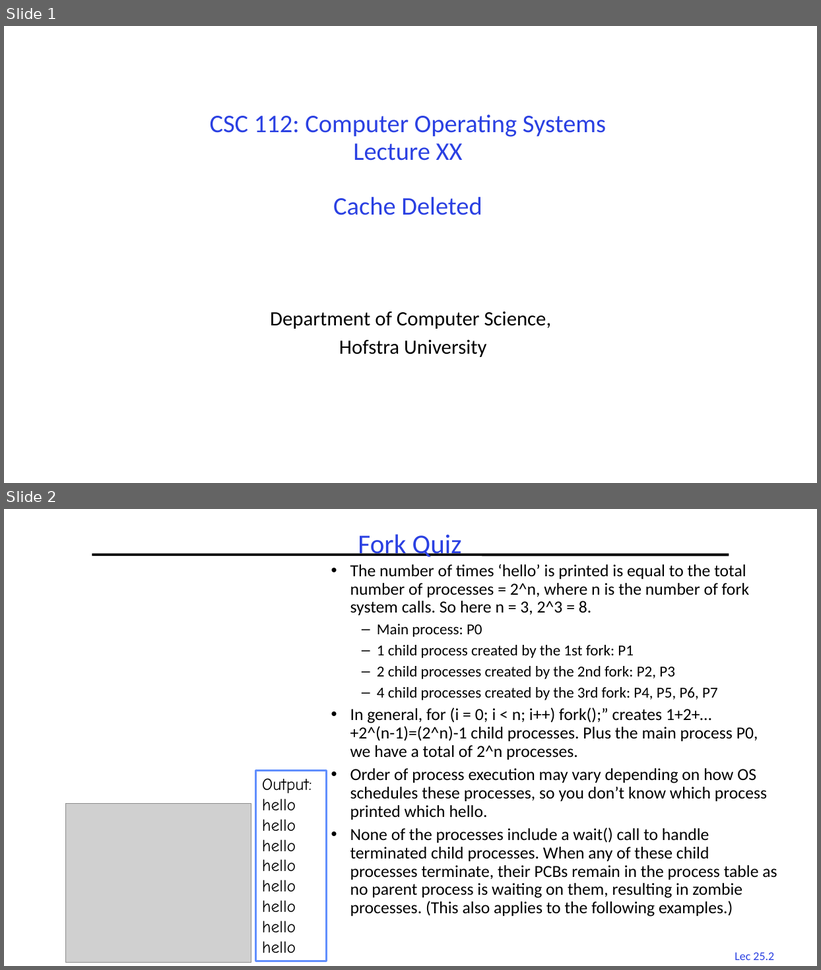
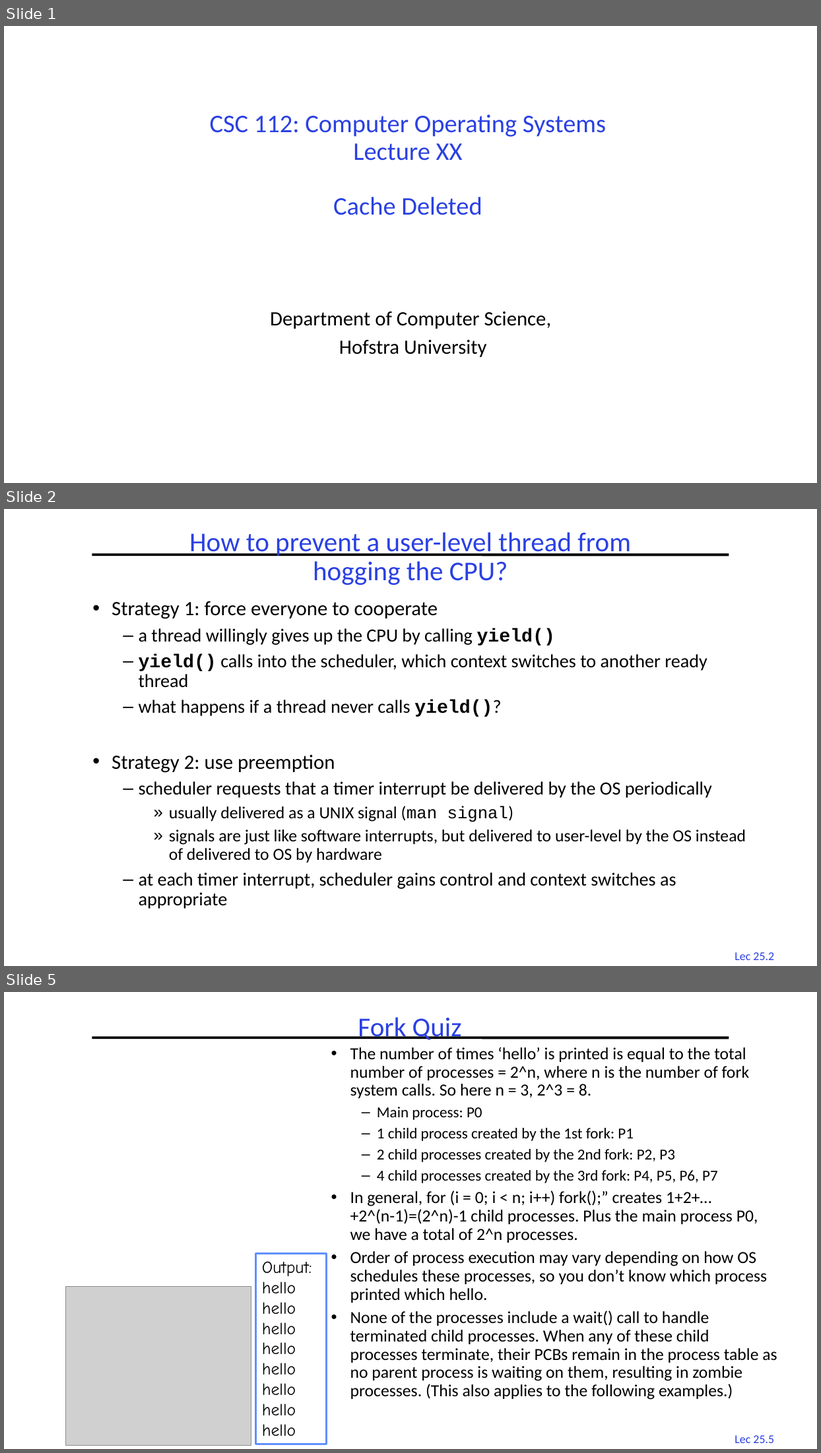
Before and after one commit to guhofstra/CSC256Fa25, a slide deck: PPTs/Deleted SLides.pptx. Shown one above the other, each under a label of ours: slides 1 and 2 before the commit, slides 1, 2 and 5 after it; the slides between them are not shown. The pictures are 821x970 and 821x1453 pixels, drawn with LibreOffice and Linux fonts; fonts in the diff are those of the drawing; grey boxes stand for pictures. Boxes give left, top, right and bottom in pixels: in the first picture for what was removed or moved away, otherwise in the second. Text is boxed around its words. In the diff, an @@ line names an element or a change of style, - is before the commit and + after.

```diff
--- a/PPTs/Deleted SLides.pptx
+++ b/PPTs/Deleted SLides.pptx
@@ slide 2 added at bbox=[4, 509, 817, 966], background #FFFFFF; not listed: 2 template elements that a slide beside it also shows @@
@@ title added at bbox=[189, 532, 631, 585], 32 pt, text #2A40E2 @@
+How to prevent a user-level thread from
+hogging the CPU?
@@ text added at bbox=[112, 601, 746, 909], 22 pt, text #000000 @@
+• Strategy 1: force everyone to cooperate
+  – a thread willingly gives up the CPU by calling yield()
+  – yield() calls into the scheduler, which context switches to another ready thread
+  – what happens if a thread never calls yield()?
+• Strategy 2: use preemption
+  – scheduler requests that a timer interrupt be delivered by the OS periodically
+    » usually delivered as a UNIX signal (man signal)
+    » signals are just like software interrupts, but delivered to user-level by the OS instead of delivered to OS by hardware
+  – at each timer interrupt, scheduler gains control and context switches as appropriate
@@ what was slide 2 is now slide 5 @@
@@ page number at bbox=[735, 1436, 774, 1443]: text changed @@
-Lec 25.2
+Lec 25.5
```
Also in this commit, not shown: 2 other slides added, 1 other file.
